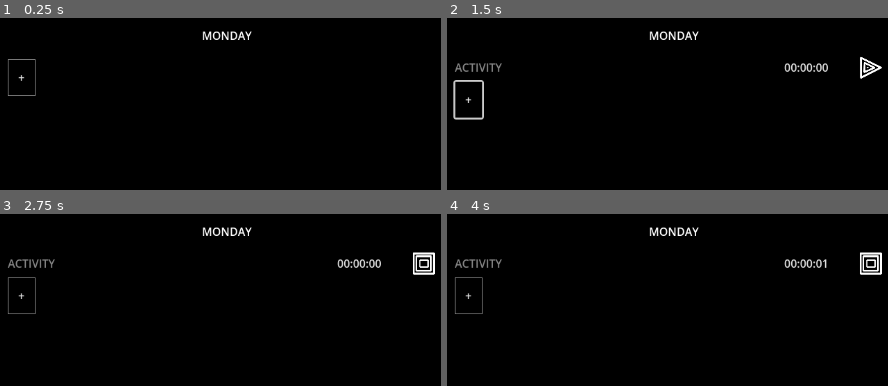
Above: before the commit, frames 1-4 (two rows, left to right).
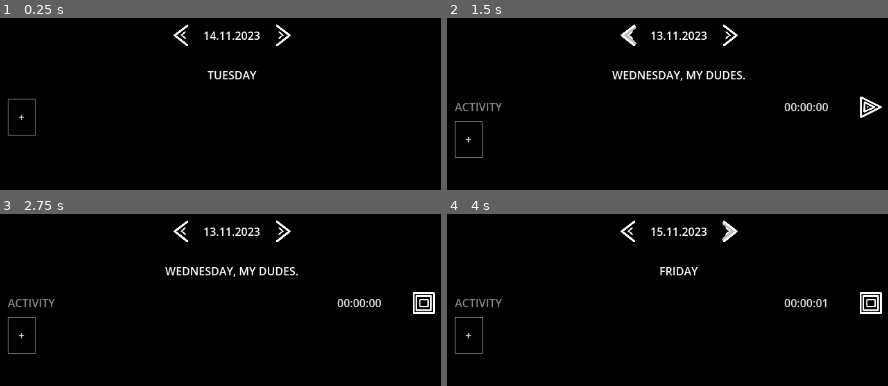
Above: after the commit, the same moments.

Repository: TobsF/snaptracker
Game: Godot game, scene res://tracker.tscn
Two runs of this game, one before a commit and one after it. Both use one fixed random seed, a clock stepped at 60 frames per second and the inputs below.
Inputs (mouse positions are in pixels of both pictures, inside the frame that each line leads up to; where the layout moved, square brackets give the same spot in the first picture):
- Up to frame 1 (0.25 s): no input
- Up to frame 2 (1.5 s): click "+" at 0.5 s; click (632, 35) at 1.27 s
- Up to frame 3 (2.75 s): click (423, 303) [423, 263] at 2 s
- Up to frame 4 (4 s): click (724, 231) at 2.77 s; click (724, 231) at 3.52 s

The runs differ from the first frame. In frame 1, 1.6% of the frame differs, in the area x 1-66%, y 3-69%; in frame 2, 4.3%; in frame 3, 4.3%, in the area x 1-99%, y 3-82%; in frame 4, 3.7%.

Commit message:
enable saving on a day-by-day basis + create monthly files

Diff:
--- a/Accumulator.gd
+++ b/Accumulator.gd
@@ -3,31 +3,53 @@
 const FILE_NAME: String = "activities.json"
 
 func _on_timer_timeout() -> void:
-	var activity_dict: Dictionary = {}
+	store_activites(SelectedDay.selected_day)
+
+func store_activites(selected_day: Dictionary) -> void:
+	var activity_dict: Dictionary = _read_file(selected_day["month"], selected_day["year"])
+	var stored_daily_activity_dict: Dictionary = {}
+	if activity_dict.has(_get_date_formatted(selected_day)):
+		stored_daily_activity_dict = activity_dict[_get_date_formatted(selected_day)]
+	var new_activities: Dictionary = _compute_new_daily_activities()
+	for key: String in new_activities.keys():
+		if stored_daily_activity_dict.has(key):
+			stored_daily_activity_dict[key] += new_activities[key]
+		else:
+			stored_daily_activity_dict[key] = new_activities[key]
+	activity_dict[_get_date_formatted(selected_day)] = stored_daily_activity_dict
+	_store_activities(activity_dict, selected_day["month"], selected_day["year"])
+
+
+func _store_activities(dict: Dictionary, month: int, year: int) -> void:
+	var file: FileAccess = FileAccess.open("user://%02d-%04d-%s" % [month, year, FILE_NAME]  , FileAccess.READ_WRITE)
+	file.store_string(JSON.stringify(dict, "\t"))
+	file.close()
+
+func _read_file(month: int, year: int) -> Dictionary:
+	var file: FileAccess = FileAccess.open("user://%02d-%04d-%s" % [month, year, FILE_NAME] , FileAccess.READ_WRITE)
+	if file == null:
+		file = FileAccess.open("user://%02d-%04d-%s" % [month, year, FILE_NAME] , FileAccess.WRITE_READ)
+	var content: String = file.get_as_text()
+	var json: JSON = JSON.new()
+	var error = json.parse(content)
+	var data: Dictionary = {}
+	if error == OK:
+		data = json.data
+	else:
+		print(json.get_error_message())
+	file.close()
+	return data
+
+func _compute_new_daily_activities() -> Dictionary:
+	var new_activites: Dictionary = {}
 	for activity: Activity in get_tree().get_nodes_in_group("activity_tracking"):
 		if not activity.get_activity_name().is_empty():
 			var key_to_upper: String = activity.get_activity_name().to_upper()
-			if activity_dict.has(key_to_upper):
-				activity_dict[key_to_upper] += activity.get_allotted_time()
+			if new_activites.has(key_to_upper):
+				new_activites[key_to_upper] += activity.get_allotted_time()
 			else:
-				activity_dict[key_to_upper] = activity.get_allotted_time()
-	_store_activities({Time.get_date_string_from_system(true): activity_dict})
+				new_activites[key_to_upper] = activity.get_allotted_time()
+	return new_activites
 
-
-func _store_activities(dict: Dictionary) -> void:
-	var file: FileAccess = FileAccess.open("user://%s" % FILE_NAME , FileAccess.WRITE)
-	var stringified: String = JSON.stringify(dict, "\t")
-	file.store_string(stringified)
-	file.close()
-
-#func read_file(scene_name : String) -> Dictionary:
-	#var file = FileAccess.open(file_identifier_format % scene_name , FileAccess.READ)
-	#var content = file.get_as_text()
-	#var json = JSON.new()
-	#var error = json.parse(content)
-	#var data
-	#if error == OK:
-		#data = json.data
-	#else:
-		#print(json.get_error_message())
-	#return data
+func _get_date_formatted(date: Dictionary) -> String:
+	return "%s-%s-%s" % [date["day"], date["month"], date["year"]]
--- a/activity.gd
+++ b/activity.gd
@@ -3,6 +3,7 @@
 
 var time_seconds: int = 0
 var regex: RegEx
+@onready var day: Dictionary = SelectedDay.selected_day
 
 func _ready() -> void:
 	regex = RegEx.new()
@@ -22,6 +23,9 @@
 
 func get_activity_name() -> String:
 	return $ActivityEdit.text
+
+func get_day() -> Dictionary:
+	return day
 
 func _update_from_input(new_text: String) -> void:
 	var match: RegExMatch = regex.search(new_text)
--- /dev/null
+++ b/daily_activities.gd
@@ -0,0 +1,21 @@
+extends VBoxContainer
+
+func _process(delta: float) -> void:
+	$DayLabel.text = _get_weekday_text(SelectedDay.selected_day)
+
+func _get_weekday_text(selected_day: Dictionary) -> String:
+	match selected_day["weekday"]:
+		Time.WEEKDAY_MONDAY:
+			return "Monday"
+		Time.WEEKDAY_TUESDAY:
+			return "Tuesday"
+		Time.WEEKDAY_THURSDAY:
+			return "Thursday"
+		Time.WEEKDAY_FRIDAY:
+			return "Friday"
+		Time.WEEKDAY_SATURDAY:
+			return "Saturday"
+		Time.WEEKDAY_SUNDAY:
+			return "Sunday"
+		_:
+			return "Wednesday, my dudes."
--- /dev/null
+++ b/daily_activities.tscn
@@ -0,0 +1,25 @@
+[gd_scene load_steps=3 format=3 uid="uid://bkrdh1ugss00a"]
+
+[ext_resource type="PackedScene" uid="uid://kccesvha77mj" path="res://add_activity.tscn" id="1_t3626"]
+[ext_resource type="Script" path="res://daily_activities.gd" id="1_vq8o2"]
+
+[node name="DailyActivities" type="VBoxContainer"]
+script = ExtResource("1_vq8o2")
+
+[node name="DayLabel" type="Label" parent="."]
+layout_mode = 2
+size_flags_horizontal = 4
+size_flags_vertical = 0
+text = "Monday"
+horizontal_alignment = 1
+uppercase = true
+
+[node name="VBoxContainer" type="VBoxContainer" parent="."]
+layout_mode = 2
+
+[node name="VBoxContainer" type="VBoxContainer" parent="VBoxContainer"]
+layout_mode = 2
+
+[node name="AddActivity" parent="VBoxContainer" node_paths=PackedStringArray("target_container") instance=ExtResource("1_t3626")]
+layout_mode = 2
+target_container = NodePath("../VBoxContainer")
--- /dev/null
+++ b/day_selector.gd
@@ -0,0 +1,36 @@
+extends HBoxContainer
+
+@onready var selected_day: Dictionary = SelectedDay.selected_day.duplicate()
+@onready var days_in_month: Array[int] = _get_days_in_month()
+
+func _process(_delta: float) -> void:
+	$DateLabel.text = "%s.%s.%s" % [selected_day["day"], selected_day["month"], selected_day["year"]]
+
+func _on_previous_day_button_pressed() -> void:
+	selected_day["weekday"] = (selected_day["weekday"] + 1) % 7
+	selected_day["day"] -= 1
+	if selected_day["day"] == 0:
+		selected_day["month"] -= 1
+		if selected_day["month"] == 0:
+			selected_day["month"] = 12
+			selected_day["year"] -= 1
+		selected_day["day"] = days_in_month[selected_day["month"] - 1]
+	SelectedDay.selected_day = selected_day.duplicate()
+
+func _on_next_day_button_pressed() -> void:
+	selected_day["weekday"] = (selected_day["weekday"] + 1) % 7
+	selected_day["day"] += 1
+	if selected_day["day"] > days_in_month[selected_day["month"] - 1]:
+		selected_day["day"] = 1
+		selected_day["month"] += 1
+		if selected_day["month"] > 12:
+			selected_day["month"] = 1
+			selected_day["year"] += 1
+	SelectedDay.selected_day = selected_day.duplicate()
+
+func _get_days_in_month() -> Array[int]:
+	var datetime = Time.get_datetime_dict_from_system(true)
+	var days: Array[int] = [31, 28, 31, 30, 31, 30, 31, 31, 30, 31, 30, 31]
+	if datetime["year"] % 4 == 0 and (datetime["year"] % 100 != 0 or datetime["year"] % 400 == 0):
+		days[1] = 29
+	return days
--- /dev/null
+++ b/day_selector.tscn
@@ -0,0 +1,43 @@
+[gd_scene load_steps=4 format=3 uid="uid://cccbqcydu2h30"]
+
+[ext_resource type="Script" path="res://day_selector.gd" id="1_m4qrk"]
+[ext_resource type="Texture2D" uid="uid://bicdveuejq1fv" path="res://resources/buttons/next.png" id="1_sagxx"]
+[ext_resource type="Texture2D" uid="uid://cd6gqqp4yin8d" path="res://resources/buttons/next_hover.png" id="2_swmp7"]
+
+[node name="DaySelector" type="HBoxContainer"]
+size_flags_horizontal = 4
+script = ExtResource("1_m4qrk")
+
+[node name="PreviousContainer" type="BoxContainer" parent="."]
+custom_minimum_size = Vector2(32, 32)
+layout_mode = 2
+
+[node name="PreviousDayButton" type="TextureButton" parent="PreviousContainer"]
+layout_mode = 2
+size_flags_horizontal = 3
+texture_normal = ExtResource("1_sagxx")
+texture_hover = ExtResource("2_swmp7")
+ignore_texture_size = true
+stretch_mode = 5
+
+[node name="DateLabel" type="Label" parent="."]
+layout_mode = 2
+size_flags_horizontal = 0
+text = "03.05.24"
+horizontal_alignment = 1
+
+[node name="NextContainer" type="BoxContainer" parent="."]
+custom_minimum_size = Vector2(32, 32)
+layout_mode = 2
+
+[node name="NextDayButton" type="TextureButton" parent="NextContainer"]
+layout_mode = 2
+size_flags_horizontal = 3
+texture_normal = ExtResource("1_sagxx")
+texture_hover = ExtResource("2_swmp7")
+ignore_texture_size = true
+stretch_mode = 5
+flip_h = true
+
+[connection signal="pressed" from="PreviousContainer/PreviousDayButton" to="." method="_on_previous_day_button_pressed"]
+[connection signal="pressed" from="NextContainer/NextDayButton" to="." method="_on_next_day_button_pressed"]
--- a/project.godot
+++ b/project.godot
@@ -18,6 +18,7 @@
 [autoload]
 
 ActivityTopic="*res://activity_topic.gd"
+SelectedDay="*res://selected_day.gd"
 
 [display]
 
--- /dev/null
+++ b/selected_day.gd
@@ -0,0 +1,3 @@
+extends Node
+
+@onready var selected_day: Dictionary = Time.get_date_dict_from_system(true)
--- a/tracker.tscn
+++ b/tracker.tscn
@@ -1,9 +1,10 @@
-[gd_scene load_steps=6 format=3 uid="uid://ccyribr17cuhf"]
+[gd_scene load_steps=7 format=3 uid="uid://ccyribr17cuhf"]
 
 [ext_resource type="PackedScene" uid="uid://chalvtlpjhj0r" path="res://background.tscn" id="1_i0got"]
 [ext_resource type="Theme" uid="uid://c7v1cvt2e6440" path="res://resources/themes/tracker_theme.tres" id="2_4c3qh"]
+[ext_resource type="PackedScene" uid="uid://cccbqcydu2h30" path="res://day_selector.tscn" id="3_hf3s7"]
+[ext_resource type="PackedScene" uid="uid://bkrdh1ugss00a" path="res://daily_activities.tscn" id="3_pbufd"]
 [ext_resource type="PackedScene" uid="uid://euos5mhsb35v" path="res://global_scaler.tscn" id="3_rnt32"]
-[ext_resource type="PackedScene" uid="uid://kccesvha77mj" path="res://add_activity.tscn" id="4_mp6mi"]
 [ext_resource type="PackedScene" uid="uid://dxbnokwmbbi0d" path="res://accumulator.tscn" id="6_og8yq"]
 
 [node name="Tracker" type="Node2D"]
@@ -19,22 +20,11 @@
 [node name="VBoxContainer" type="VBoxContainer" parent="AspectRatioContainer"]
 layout_mode = 2
 
-[node name="DayLabel" type="Label" parent="AspectRatioContainer/VBoxContainer"]
-layout_mode = 2
-size_flags_horizontal = 4
-size_flags_vertical = 0
-text = "Monday"
-uppercase = true
-
-[node name="VBoxContainer" type="VBoxContainer" parent="AspectRatioContainer/VBoxContainer"]
+[node name="DaySelector" parent="AspectRatioContainer/VBoxContainer" instance=ExtResource("3_hf3s7")]
 layout_mode = 2
 
-[node name="VBoxContainer" type="VBoxContainer" parent="AspectRatioContainer/VBoxContainer/VBoxContainer"]
+[node name="DailyActivities" parent="AspectRatioContainer/VBoxContainer" instance=ExtResource("3_pbufd")]
 layout_mode = 2
-
-[node name="AddActivity" parent="AspectRatioContainer/VBoxContainer/VBoxContainer" node_paths=PackedStringArray("target_container") instance=ExtResource("4_mp6mi")]
-layout_mode = 2
-target_container = NodePath("../VBoxContainer")
 
 [node name="GlobalScaler" parent="AspectRatioContainer" instance=ExtResource("3_rnt32")]
 
Binary file added: resources/buttons/next.png
Not shown, added: resources/buttons/next.png.import
Binary file added: resources/buttons/next_hover.png
Not shown, added: resources/buttons/next_hover.png.import
Not shown, added: resources/buttons/next.kra
Not shown, added: resources/buttons/next.kra~
Not shown, added: resources/buttons/next.png~
Not shown, added: resources/buttons/next_hover.png~
